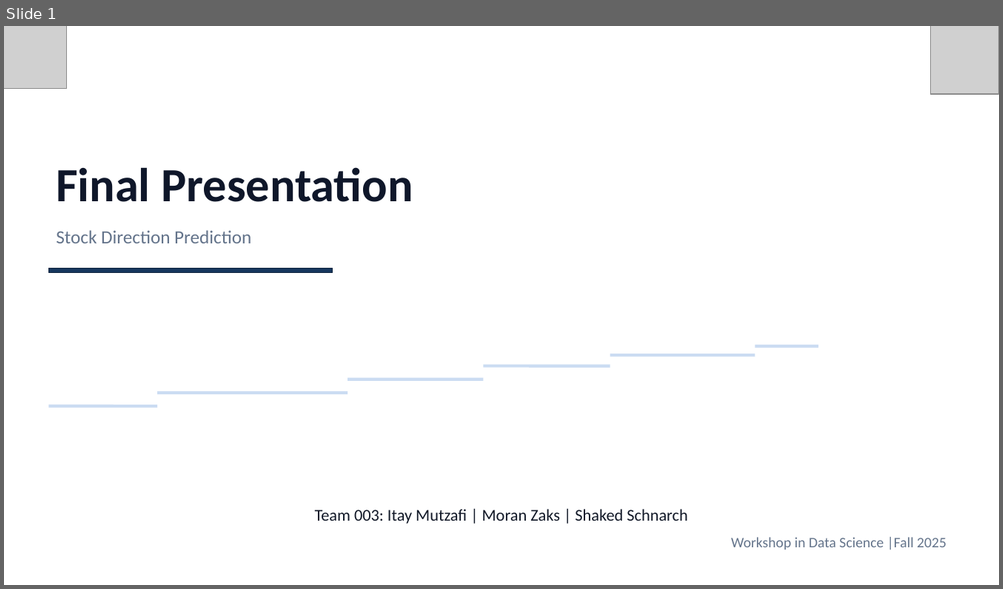
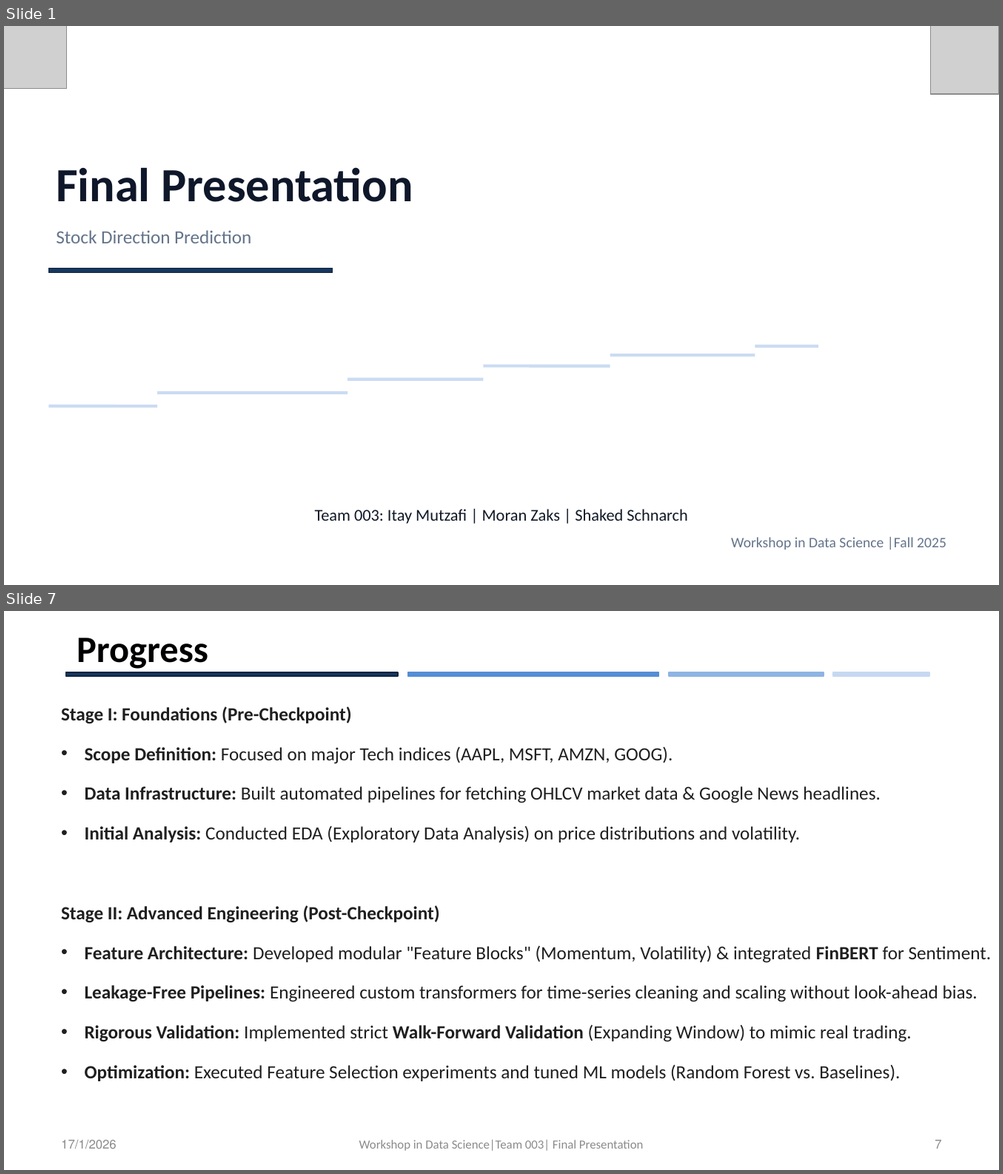
Before and after one commit to itaymutzafi/data-science-project, a slide deck: literature/Final_Presentation/Final_Presentation.pptx. Shown one above the other, each under a label of ours: slide 1 before the commit, slides 1 and 7 after it; the slides between them are not shown. The pictures are 1003x589 and 1003x1174 pixels, drawn with LibreOffice and Linux fonts; fonts in the diff are those of the drawing; grey boxes stand for pictures; background and template pictures are left out. Boxes give left, top, right and bottom in pixels: in the first picture for what was removed or moved away, otherwise in the second. Text is boxed around its words. In the diff, an @@ line names an element or a change of style, - is before the commit and + after.

```diff
--- a/literature/Final_Presentation/Final_Presentation.pptx
+++ b/literature/Final_Presentation/Final_Presentation.pptx
@@ slide 7 added at [4,611,999,1170], background #FFFFFF @@
@@ title added at [77,638,208,669], 36 pt, text #000000, bold @@
+Progress
@@ rectangle added at [66,672,398,676], fill #17375E, outline #0F243E 1 pt @@
@@ rectangle added at [407,672,659,676], fill #558ED5, outline #558ED5 1 pt @@
@@ rectangle added at [669,672,823,676], fill #8EB4E3, outline #8EB4E3 1 pt @@
@@ rectangle added at [833,672,929,676], fill #C6D9F1, outline #C6D9F1 1 pt @@
@@ text added at [61,706,991,1082], 18 pt, text #1F1F1F @@
+Stage I: Foundations (Pre-Checkpoint)
+• Scope Definition: Focused on major Tech indices (AAPL, MSFT, AMZN, GOOG).
+• Data Infrastructure: Built automated pipelines for fetching OHLCV market data & Google News headlines.
+• Initial Analysis: Conducted EDA (Exploratory Data Analysis) on price distributions and volatility.
+Stage II: Advanced Engineering (Post-Checkpoint)
+• Feature Architecture: Developed modular "Feature Blocks" (Momentum, Volatility) & integrated FinBERT for Sentiment.
+• Leakage-Free Pipelines: Engineered custom transformers for time-series cleaning and scaling without look-ahead bias.
+• Rigorous Validation: Implemented strict Walk-Forward Validation (Expanding Window) to mimic real trading.
+• Optimization: Executed Feature Selection experiments and tuned ML models (Random Forest vs. Baselines).
@@ text added at [61,1140,116,1150], 12 pt, text #8C8C8C @@
+17/1/2026
@@ text added at [359,1140,643,1151], 12 pt, text #8C8C8C @@
+Workshop in Data Science|Team 003| Final Presentation
@@ page number added at [934,1140,941,1149], 12 pt, text #8C8C8C @@
+7
```
Also in this commit, not shown: 14 slides changed, 1 other slide added, 5 other files.
